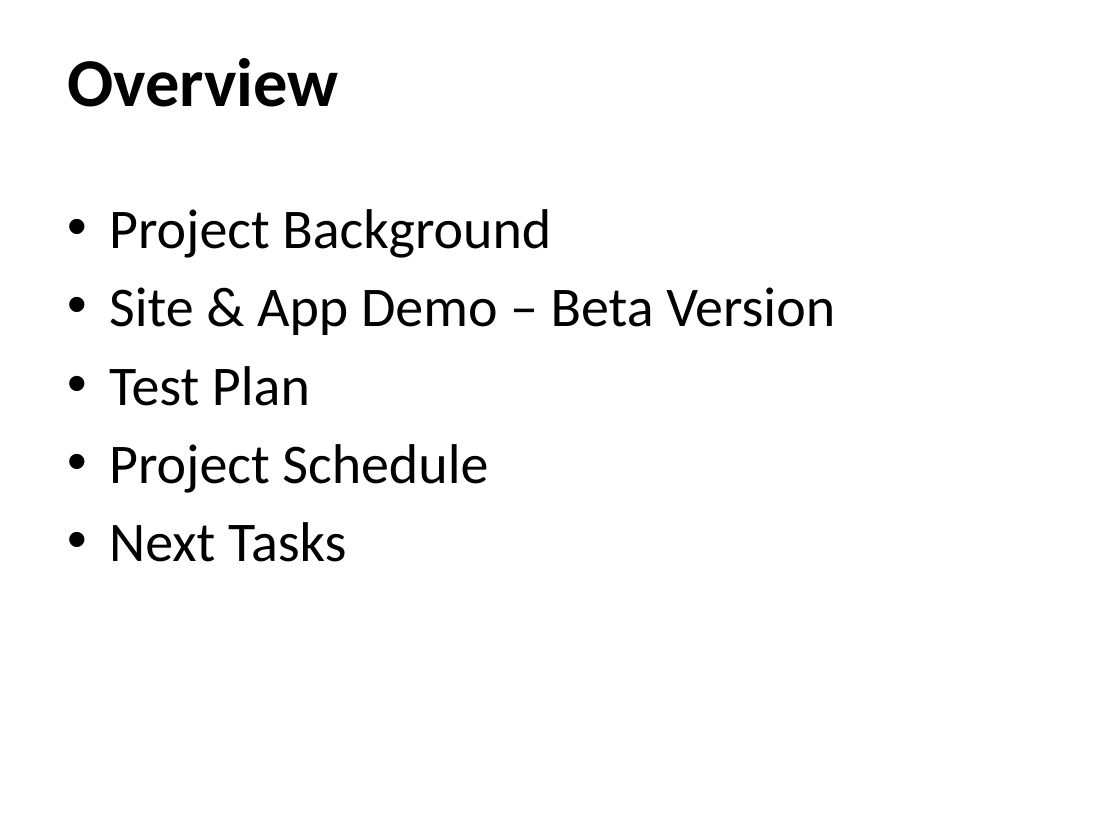
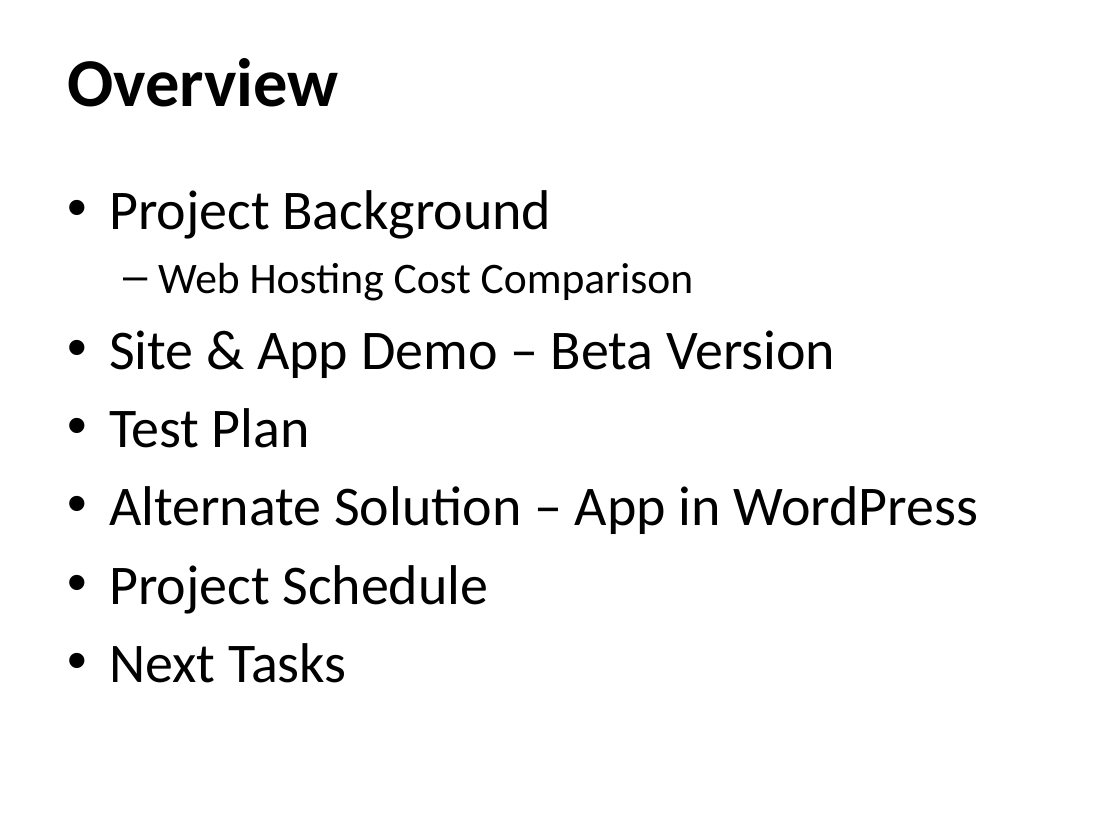
Before and after one commit to ehsantos11/MIST7590-Smithgall-Project, a slide deck: slide 2 of SGW Project Update 28Mar18.pptx. Drawn at 1120x840 pixels with LibreOffice and Linux fonts; fonts in the diff are those of the drawing; background and template pictures are left out. Boxes give left, top, right and bottom in pixels: in the first picture for what was removed or moved away, otherwise in the second. Text is boxed around its words. In the diff, an @@ line names an element or a change of style, - is before the commit and + after.

Commit message:
Project Update slides for 28Mar
Added two slides and updated overview slide

```diff
--- a/SGW Project Update 28Mar18.pptx
+++ b/SGW Project Update 28Mar18.pptx
@@ text "Project Background": place and size @@
-text "Project Background" at bbox=[109, 209, 835, 562]
+text "Project Background" at bbox=[109, 190, 978, 683]
@@ text at bbox=[158, 262, 693, 301]: paragraph added @@
+  – Web Hosting Cost Comparison
@@ text at bbox=[109, 486, 978, 534]: paragraph added @@
+• Alternate Solution – App in WordPress
```
Also in this commit, not shown: 2 other slides changed, 2 slides added.
